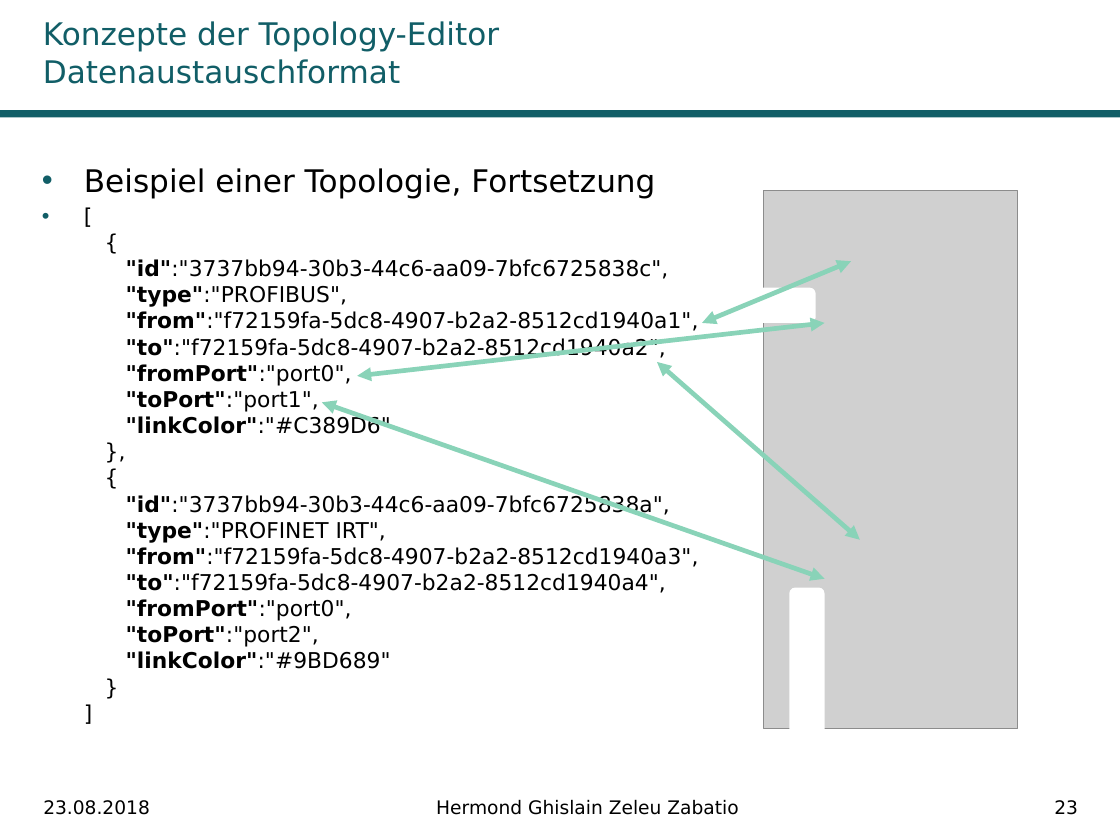
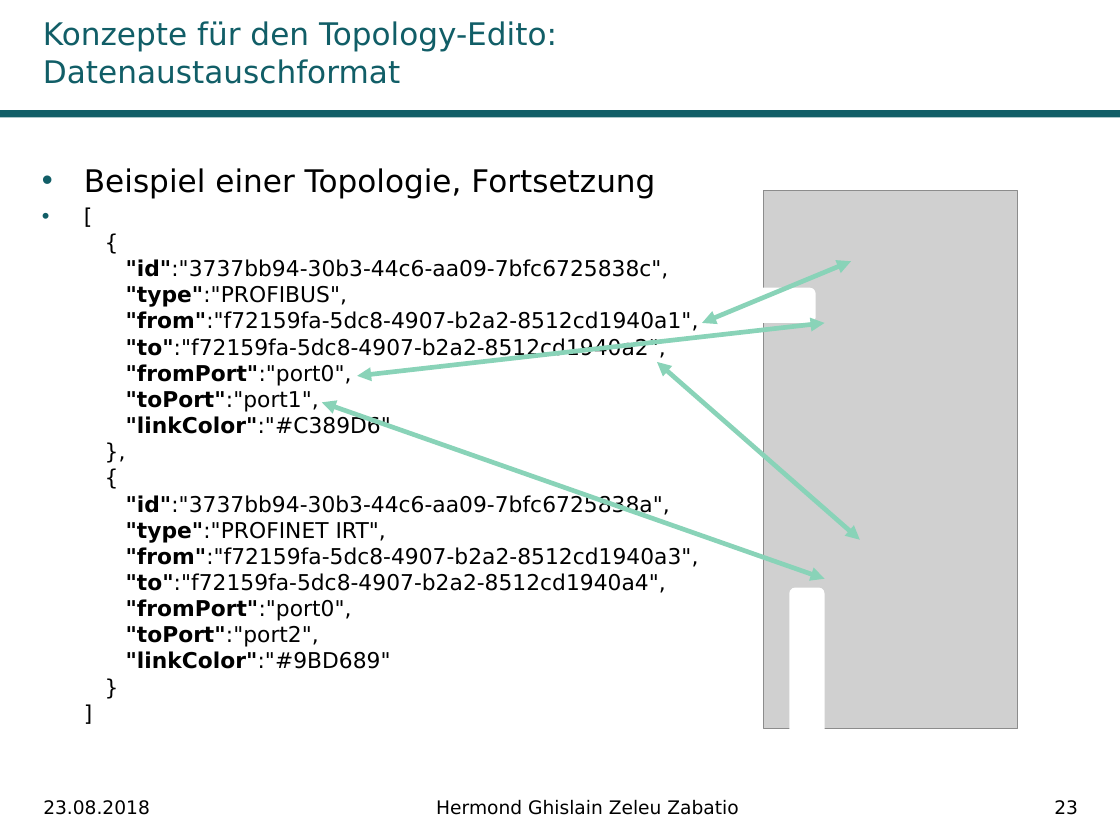
Before and after one commit to Ghislain1/zoe-fb-app, a slide deck: slide 23 of Master-Abschluss.pptx. Drawn at 1120x840 pixels with LibreOffice and Linux fonts; fonts in the diff are those of the drawing; grey boxes stand for pictures; background and template pictures are left out. Boxes give left, top, right and bottom in pixels: in the first picture for what was removed or moved away, otherwise in the second. Text is boxed around its words. In the diff, an @@ line names an element or a change of style, - is before the commit and + after.

```diff
--- a/Master-Abschluss.pptx
+++ b/Master-Abschluss.pptx
@@ title at [43,21,557,84]: text changed @@
-Konzepte der Topology-Editor Datenaustauschformat
+Konzepte für den Topology-Edito: Datenaustauschformat
```
Also in this commit, not shown: 14 other slides changed, 1 other file.
